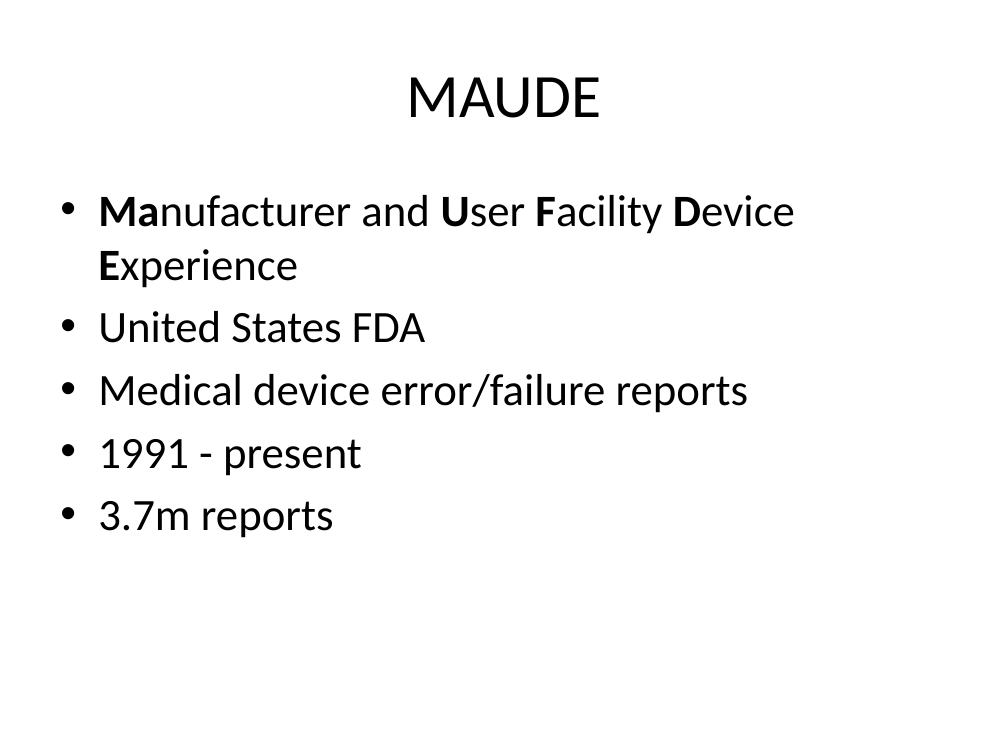
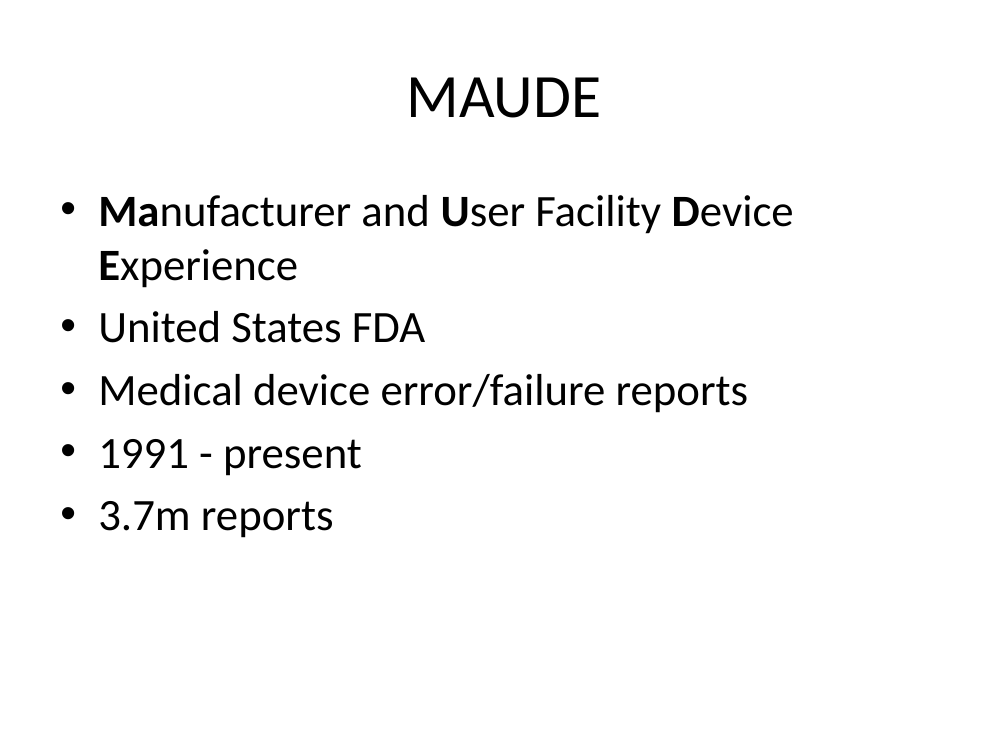
Before and after one commit to sdiemert/SENG_474_Project, a slide deck: slide 2 of presentation/presentation.pptx. Drawn at 1008x756 pixels with LibreOffice and Linux fonts; fonts in the diff are those of the drawing. Boxes give left, top, right and bottom in pixels: in the first picture for what was removed or moved away, otherwise in the second. Text is boxed around its words. In the diff, an @@ line names an element or a change of style, - is before the commit and + after.

```diff
--- a/presentation/presentation.pptx
+++ b/presentation/presentation.pptx
@@ text at (x1=98, y1=195, x2=794, y2=288): bold off in "Facility" @@
```
Also in this commit, not shown: 2 other files.
